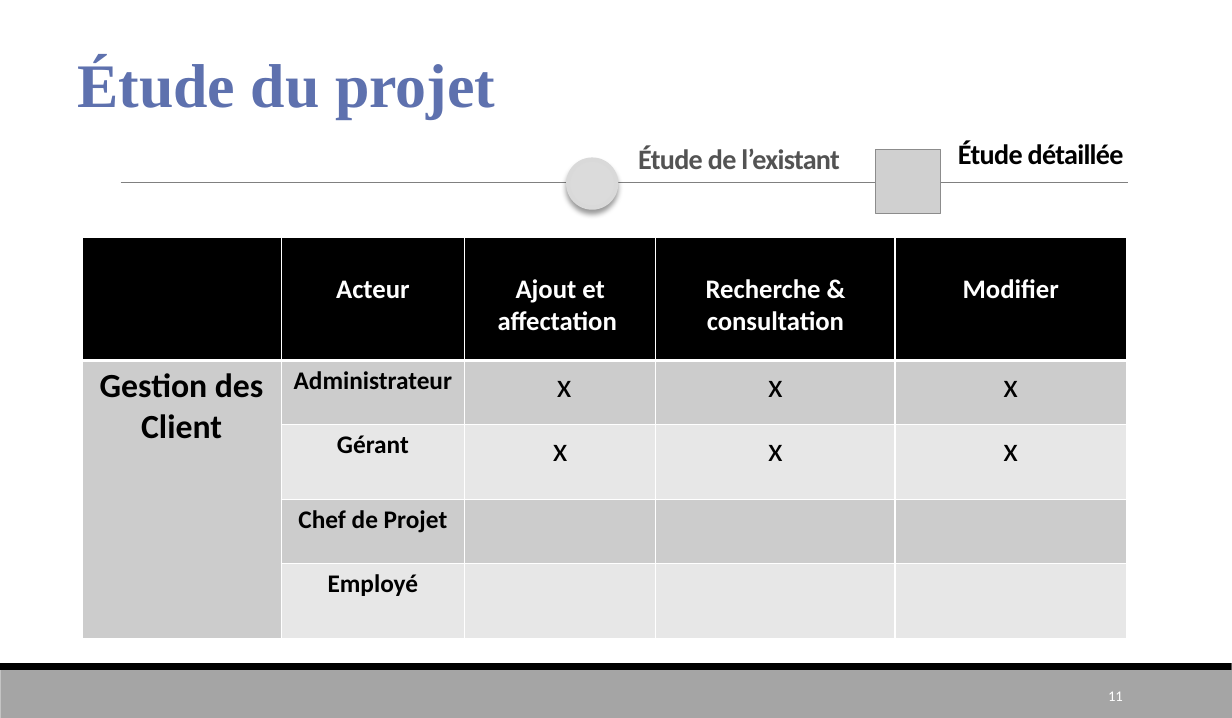
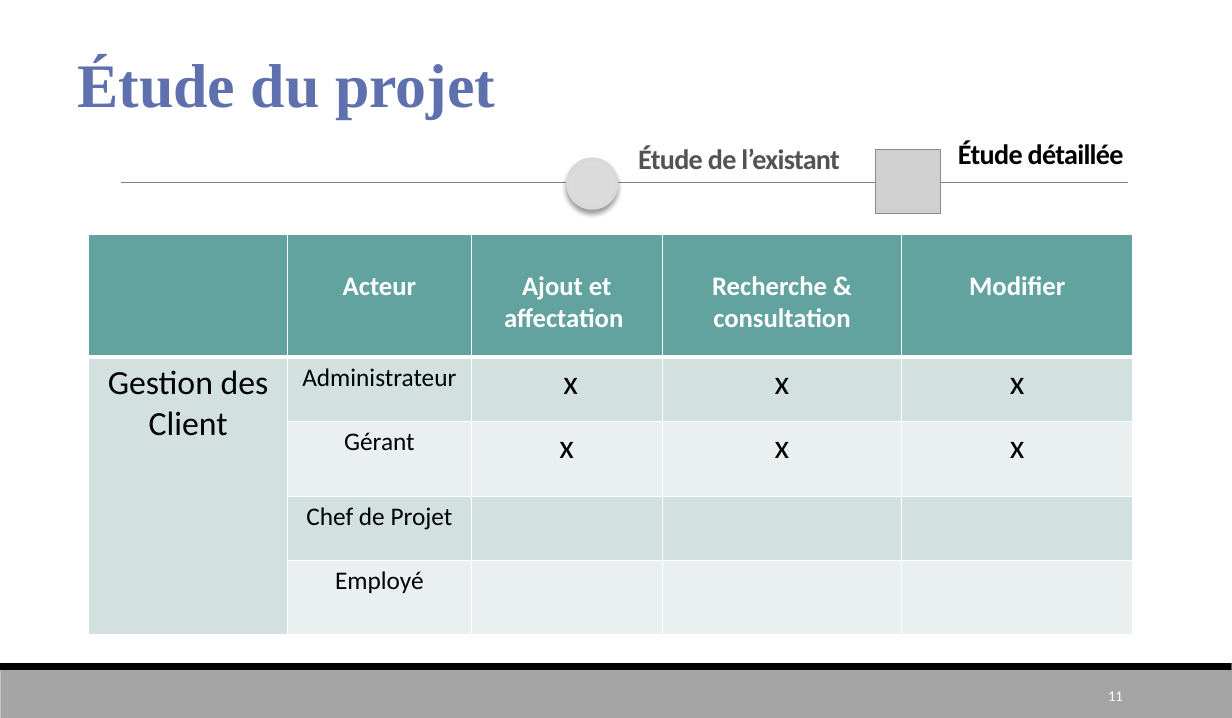
Before and after one commit to YassineElHosni/GestionDesProjets, a slide deck: slide 11 of Présentation.pptx. Drawn at 1232x718 pixels with LibreOffice and Linux fonts; fonts in the diff are those of the drawing; grey boxes stand for pictures. Boxes give left, top, right and bottom in pixels: in the first picture for what was removed or moved away, otherwise in the second. Text is boxed around its words. In the diff, an @@ line names an element or a change of style, - is before the commit and + after.

```diff
--- a/Présentation.pptx
+++ b/Présentation.pptx
@@ table at box(88, 234, 1133, 635) @@
@@ fill #000000 to #62A39F in row 1 @@
@@ fill #CCCCCC to #D3E0DF in 9 cells @@
@@ fill #E7E7E7 to #EAF0F0 in 8 cells @@
@@ bold off in "Gestion des Client", "Administrateur", "Gérant", "Chef de Projet" and 1 more places @@
@@ table: place and size @@
-table at box(82, 237, 1127, 638)
+table at box(88, 234, 1133, 635)
```
Also in this commit, not shown: 8 other slides changed, 18 other files.
